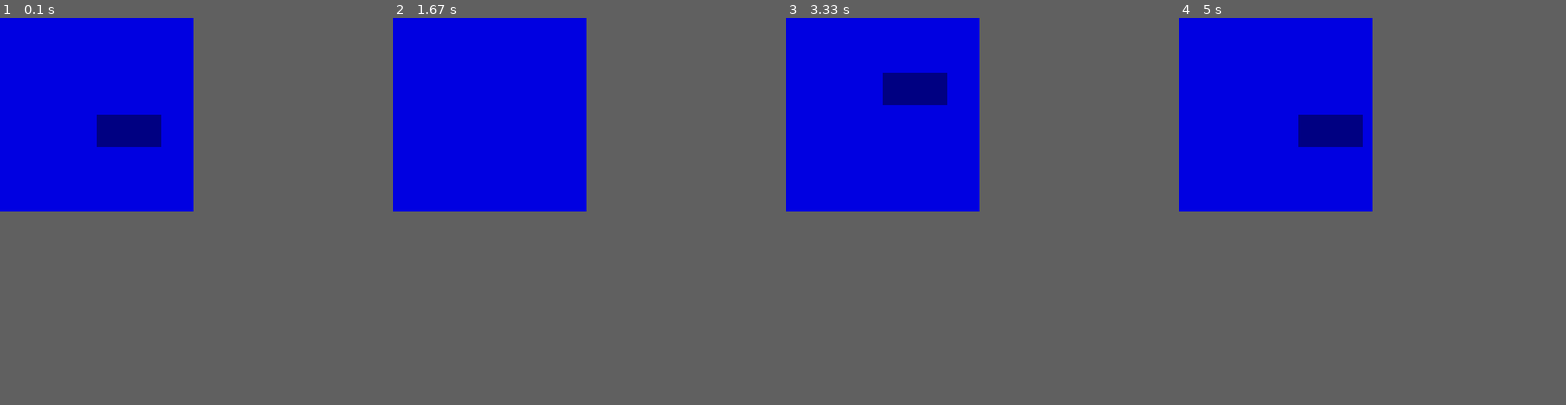
Above: before the commit, frames 1-4 (left to right).
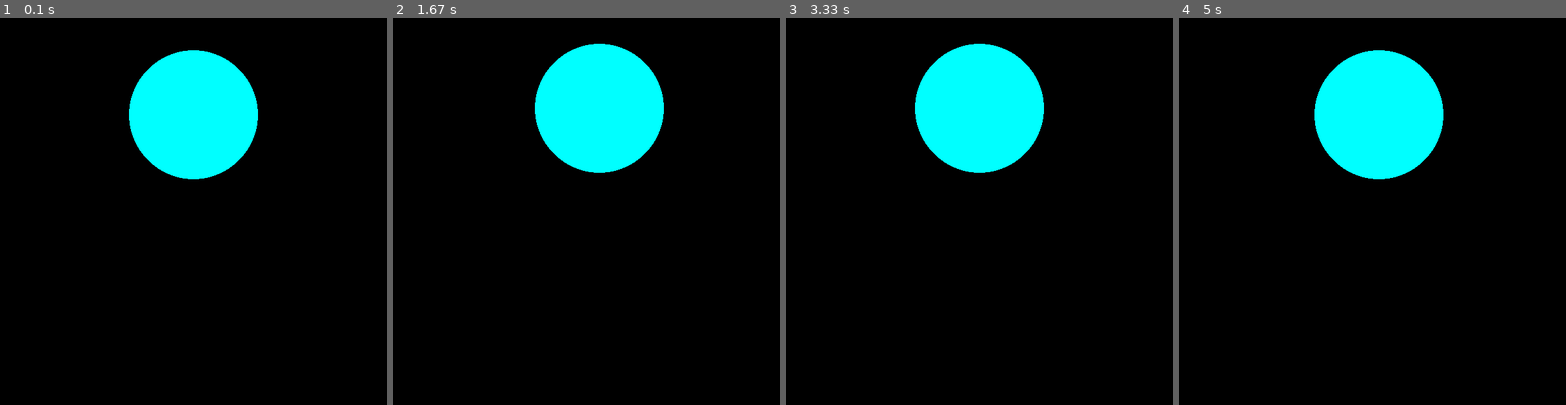
Above: after the commit, the same moments.

Repository: BlueMoon055/pygame
Game: pygame game, started from main.py
Same seed, same stepped clock (60 frames per second), same inputs: the game is played once before the commit and once after it.
Inputs:
- Up to frame 1 (0.1 s): no input
- Up to frame 2 (1.67 s): hold Right 0.33-0.8 s; hold Up 0.83-1.13 s; hold Right 1.17-1.63 s
- Up to frame 3 (3.33 s): hold Left 1.67-2.2 s; hold Down 2.23-2.53 s; hold Left 2.57-2.97 s; hold Up from 3 s (still down)
- Up to frame 4 (5 s): release Up at 3.37 s; hold Right 3.4-4.03 s; hold Down 4.07-4.43 s; hold Left 4.47-4.93 s; hold Right from 4.97 s (still down)
In our replay, the window is 300x300 before the commit and 600x600 after it. These sizes can differ from the game's own. Grey fills any space a smaller window leaves; there, only what the larger window draws over its background counts as a difference.

The runs differ from the first frame. In frame 1, 29% of the frame differs, in the area x 0-67%, y 0-50%; in frame 2, 30%, in the area x 0-70%, y 0-50%; in frame 3, 29%; in frame 4, 30%.

Commit message:
дз исправленное

Diff:
--- a/main.py
+++ b/main.py
@@ -1,32 +1,24 @@
 import pygame
-pygame.init() #инициализация
-window_size=(300, 300) #размеры окна
-screen=pygame.display.set_mode(window_size) #создаём экран с размерами
-pygame.display.set_caption("моя игра") #название окна
-background_color = (0, 0, 225)#заливка фона цветом
-clock = pygame.time.Clock() #создание игрового таймера (фпс)
-color = (0, 0, 130)
-size = 30
-font = pygame.font.SysFont("Arial", size)
-text = font.render("Ваня", True, color)
-screen.blit(text, (50, 50))
-x = 150
+pygame.init()
+window_size=(600, 600)
+win = pygame.display.set_mode(window_size)
+color = 0, 0, 255
+x = 300
 y = 150
-while True: #игровой цикл
-    screen.fill(background_color)  # применение заливки фона
-    r = pygame.Rect(x, y, 100, 50)  # создание прямоугольника
-    clock.tick(40) #частота обновления сцены (40 кдр / с)
-    pygame.draw.rect(screen, color, r)
-    pygame.display.update()  # обновление содержимого экрана
-    for event in pygame.event.get(): #проходимся по событиям
-        if event.type == pygame.QUIT: #если нажали на крестик
-            pygame.QUIT() #выход из игры
-    keys = pygame.key.get_pressed() #если клавиша 'а'
-    if keys[pygame.K_LEFT]:
-        x = x - 5
-    elif keys[pygame.K_RIGHT]: #если клавиша 'd'
-        x = x + 5
-    elif keys[pygame.K_UP]: #если клавиша 'w'
-        y = y - 5
-    elif keys[pygame.K_DOWN]: #если клавиша 's'
-        y = y + 5
+rad = 100
+while True:
+    win.fill((0,0,0))  # применение заливки фона
+    pygame.draw.circle(win, (0, 255, 255), (x, y), rad)
+    pygame.display.update()
+    for event in pygame.event.get():
+        if event.type == pygame.QUIT:
+            pygame.QUIT()
+        if event.type == pygame.KEYDOWN:
+            if event.key == pygame.K_LEFT:
+                x = x - 10
+            if event.key == pygame.K_RIGHT:
+                x = x + 10
+            if event.key == pygame.K_UP:
+                y = y - 10
+            if event.key == pygame.K_DOWN:
+                y = y + 10
